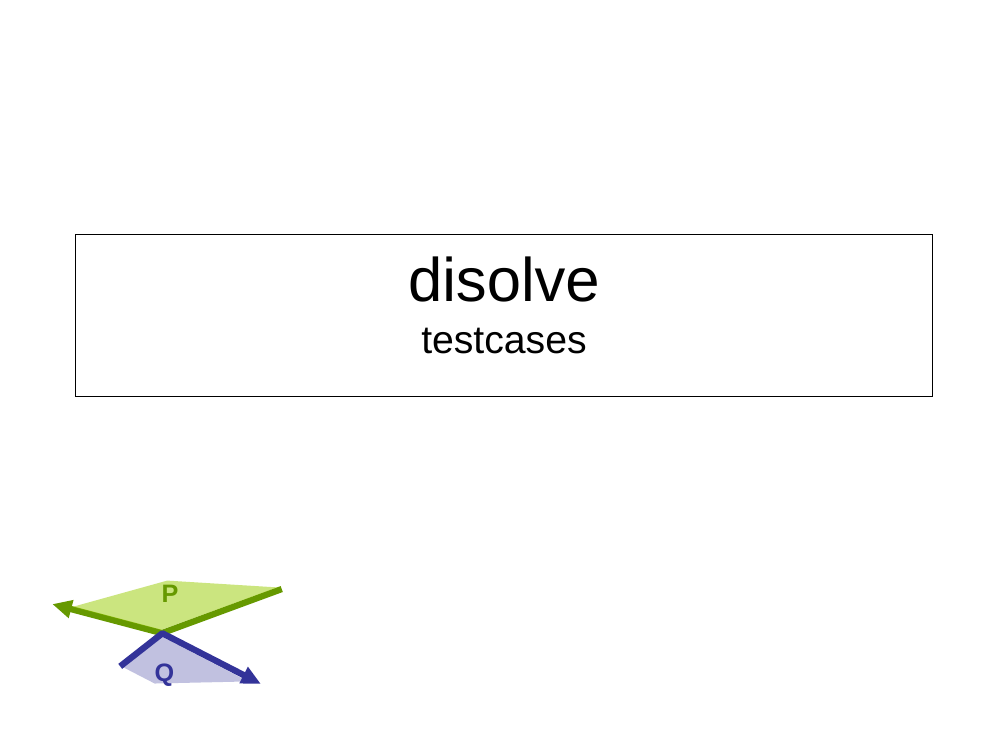
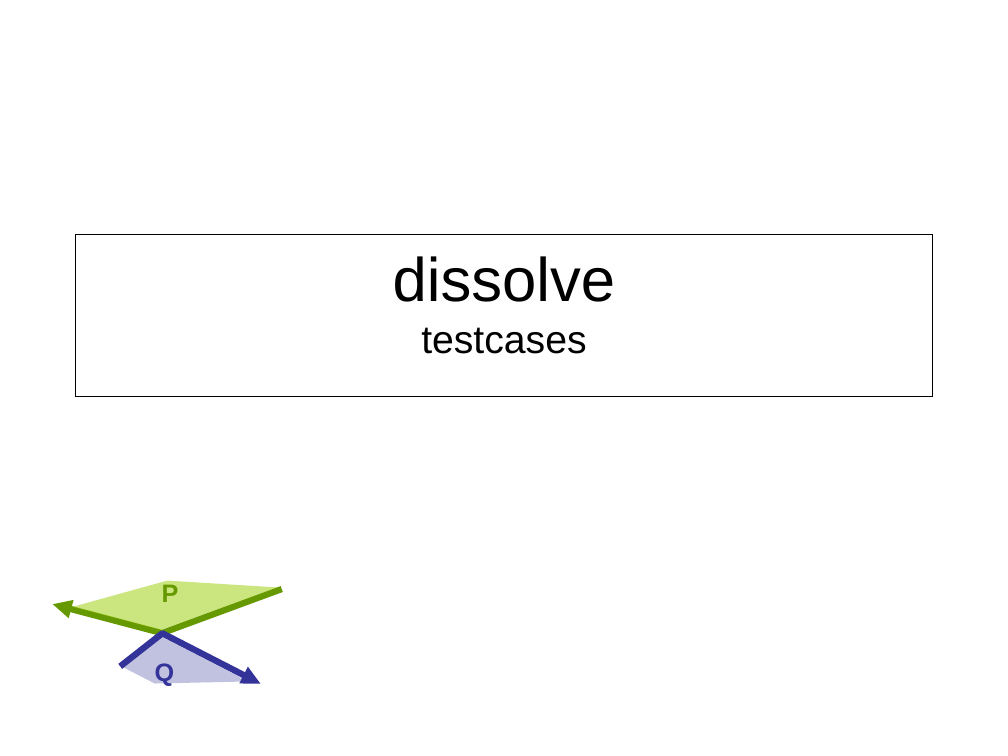
Before and after one commit to boostorg/geometry, a slide deck: slide 1 of doc/testcases/dissolve.ppt. Drawn at 1008x756 pixels with LibreOffice and Linux fonts; fonts in the diff are those of the drawing. Boxes give left, top, right and bottom in pixels: in the first picture for what was removed or moved away, otherwise in the second. Text is boxed around its words. In the diff, an @@ line names an element or a change of style, - is before the commit and + after.

```diff
--- a/doc/testcases/dissolve.ppt
+++ b/doc/testcases/dissolve.ppt
@@ title at <box>393,256,615,354</box>: text changed @@
-disolve
-testcases
+dissolve
+testcases
```
Also in this commit, not shown: 1 slide added, 1 slide removed, 4 other files.
